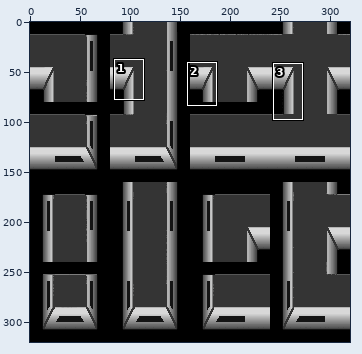
Edited in one commit: sprite sheet (source/Textures/Things/Building/Linked/VaultEmbrasure/VaultEmbrasure_Atlas_Bricks.png). Above, an overview of the earlier version with the close-up marked.
Close-up. Earlier state:
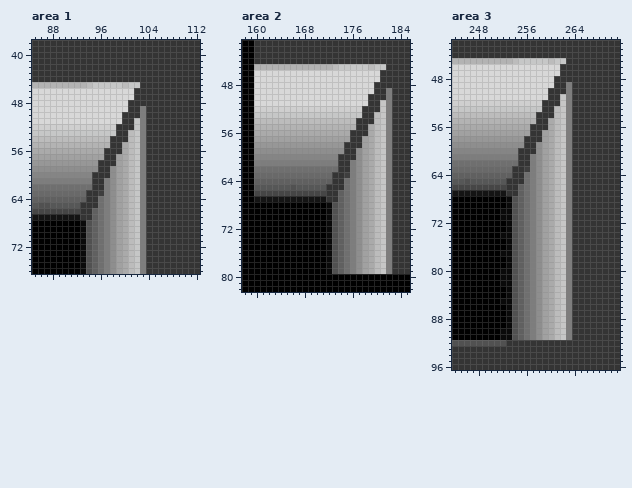
The file is 320x320 pixels. Colours within 5 levels of each other are drawn and written as one. Shown: area 1: x 85..112, y 38..76; area 2: x 158..185, y 41..82; area 3: x 244..271, y 42..96. The commit also changed other parts of the picture, which this record leaves out.
Once edited:
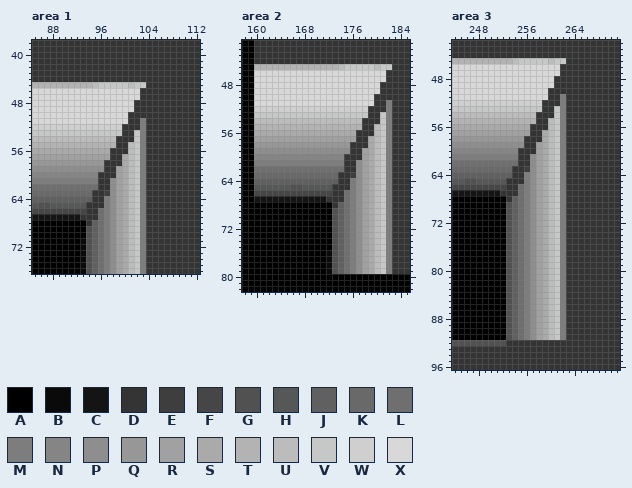
Palette (. is transparent): A #000000  B #0a0a0a  C #141414  D #343434  E #3e3e3e  F #464646  G #515151  H #565757  J #606060  K #696969  L #6f6f6f  M #7d7d7d  N #858585  P #8e8e8e  Q #979797  R #a1a1a1  S #aaaaaa  T #b3b3b3  U #bcbcbc  V #c6c7c7  W #cfcfcf  X #d8d8d8
From old to new:
Changed rows in their new state; - is an unchanged pixel.
Area 1:
first column x 93:
45 -TU----VU-V
46 ---------X-
47 ---------X-
48 --------X--
49 --------X-D
50 -------X--D
51 -------X-D-
52 ------W--D-
53 ------V-D--
54 -----U--D--
55 -----T-D---
56 ----S--D---
57 ----R-D----
58 ---Q--D----
59 ---P-D-----
60 --N--D-----
61 --M-D------
62 --L-D------
63 -K-DE------
64 -J-D-------
65 H--D-------
66 F-D--------
67 --D--------
68 AD---------
69 A----------
70 A----------
Area 2:
first column x 167:
45 ------TU----VU-V
46 --------------X-
47 --------------X-
48 -------------X--
49 -------------X-D
50 ------------X--D
51 ------------X-D-
52 -----------W--D-
53 -----------V-D--
54 ----------U--D--
55 ----------T-D---
56 ---------S--D---
57 ---------R-D----
58 --------Q--D----
59 --------P-D-----
60 -------N--D-----
61 -------M-D------
62 -------L-D------
63 ------K-DE------
64 ------J-D-------
65 G----H--D-------
66 -----F-D--------
67 -------D--------
68 -----AD---------
69 -----A----------
70 -----A----------
71 -----A----------
72 -----A----------
73 -----A----------
74 -----A----------
75 -----A----------
Area 3:
first column x 247:
49 ----------------D
50 ----------------D
51 ---------------MD
52 ---------------MD
53 --------------VMD
54 --------------VMD
55 -------------UVMD
56 -------------UVMD
57 ------------SUVMD
58 ------------SUVMD
59 -----------RSUVMD
60 -----------RSUVMD
61 ----------PRSUVMD
62 ----------PRSUVMD
63 ----------PRSUVMD
64 ---------MPRSUVMD
65 G--------MPRSUVMD
66 --------LMPRSUVMD
67 -----D--LMPRSUVMD
68 ------DJLMPRSUVMD
69 ------GJLMPRSUVMD
70 -----AGJLMPRSUVMD
71 -----AGJLMPRSUVMD
72 ------GJLMPRSUVMD
73 ------GJLMPRSUVMD
74 -----AGJLMPRSUVMD
75 ------GJLMPRSUVMD
76 ------GJLMPRSUVMD
77 -----AGJLMPRSUVMD
78 ------GJLMPRSUVMD
79 ------GJLMPRSUVMD
80 -----AGJLMPRSUVMD
81 -----AGJLMPRSUVMD
82 -----AGJLMPRSUVMD
83 ------GJLMPRSUVMD
84 ------GJLMPRSUVMD
85 -----AGJLMPRSUVMD
86 ------GJLMPRSUVMD
87 ------GJLMPRSUVMD
88 ------GJLMPRSUVMD
89 ------GJLMPRSUVMD
90 -----AGJLMPRSUVMD
91 -----AGJLMPRSUVMD
Boxes around the changes in both close-ups, in picture pixels (x1, y1, x2, y2):
changed: (80, 82, 146, 238)
changed: (296, 64, 392, 250)
changed: (470, 82, 572, 340)
